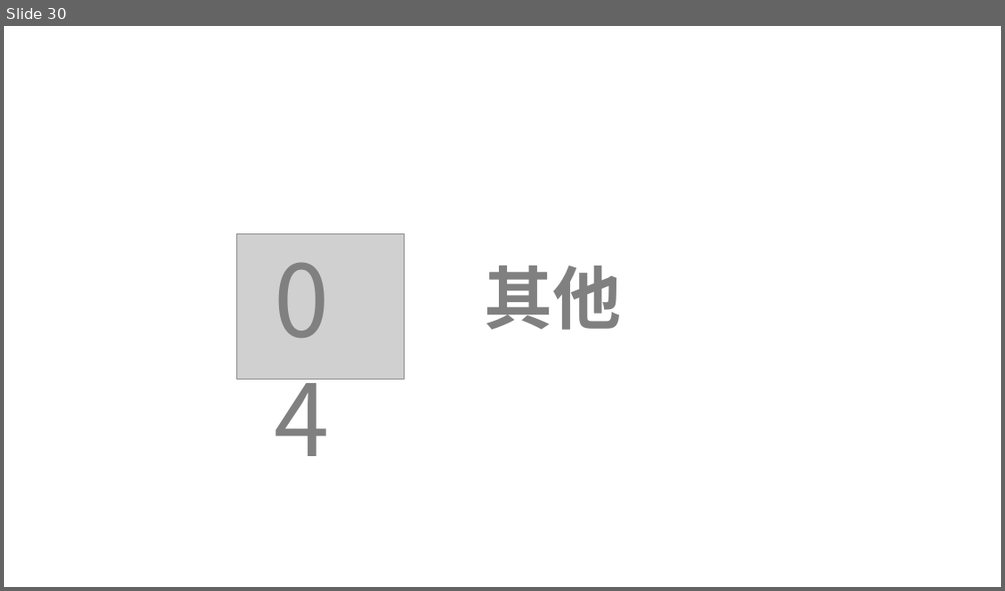
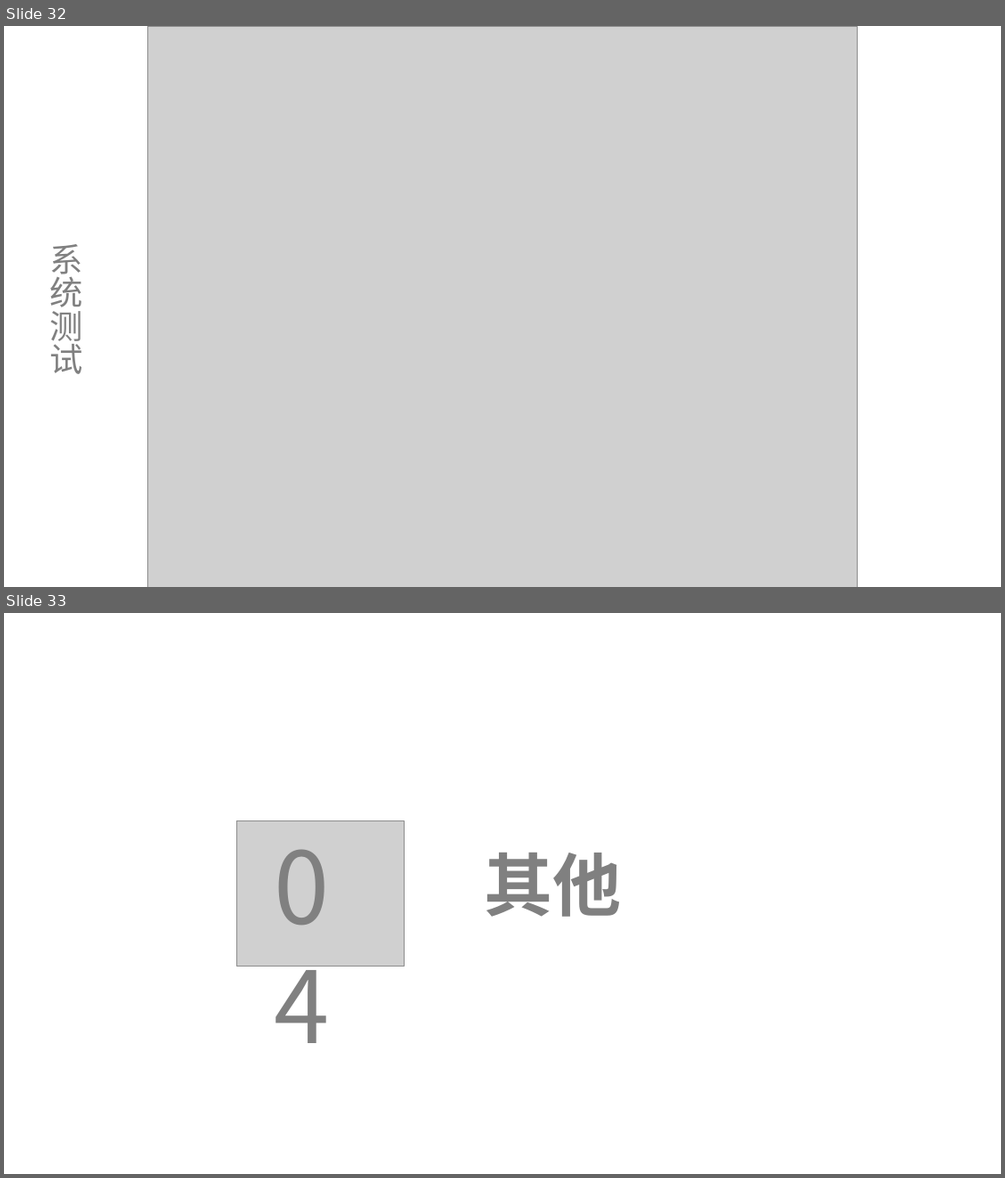
Before and after one commit to lenovo-wu/G11ZUCC, a slide deck: 代码实现.pptx. Shown one above the other, each under a label of ours: slide 30 before the commit, slides 32 and 33 after it. The pictures are 1005x591 and 1005x1178 pixels, drawn with LibreOffice and Linux fonts; fonts in the diff are those of the drawing; grey boxes stand for pictures. Boxes give left, top, right and bottom in pixels: in the first picture for what was removed or moved away, otherwise in the second. Text is boxed around its words. In the diff, an @@ line names an element or a change of style, - is before the commit and + after.

```diff
--- a/代码实现.pptx
+++ b/代码实现.pptx
@@ slide 32 added at (4,26,1001,587), background #FFFFFF @@
@@ picture added at (147,26,858,587) @@
@@ text added at (49,244,82,374), 32 pt, text #808080 @@
+系统测试
@@ what was slide 30 is now slide 33 @@
```
Also in this commit, not shown: 6 slides changed, 7 other slides added, 4 slides removed.
